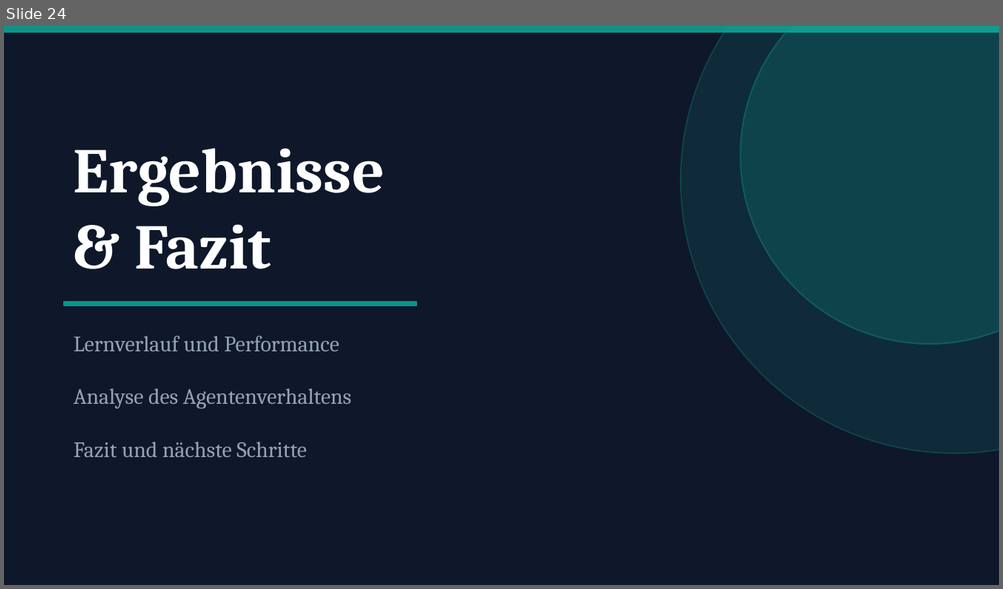
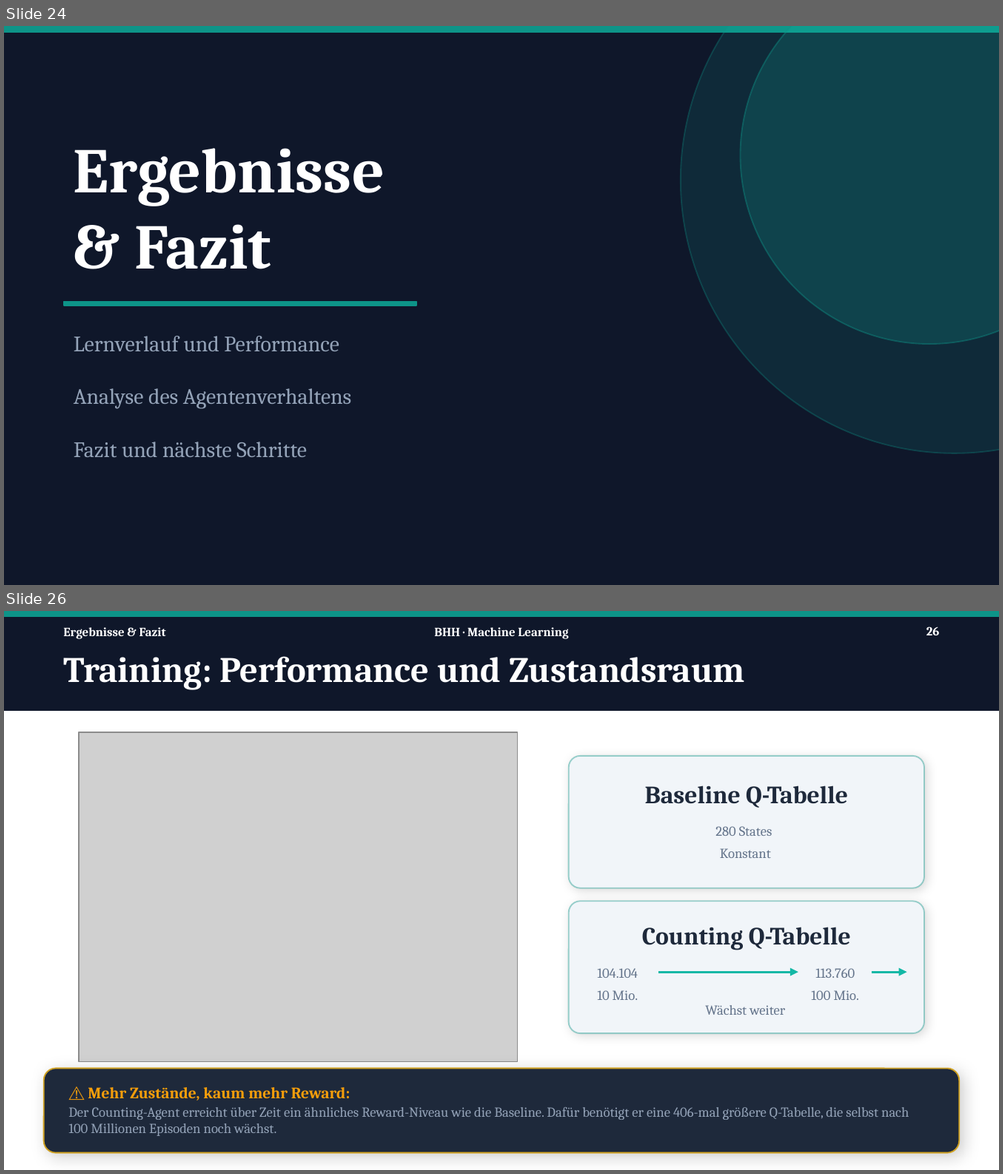
Before and after one commit to Tom-N-M/ml-blackjack, a slide deck: Präsi/PP_v2.pptx. Shown one above the other, each under a label of ours: slide 24 before the commit, slides 24 and 26 after it; the slides between them are not shown. The pictures are 1003x589 and 1003x1174 pixels, drawn with LibreOffice and Linux fonts; fonts in the diff are those of the drawing; grey boxes stand for pictures. Boxes give left, top, right and bottom in pixels: in the first picture for what was removed or moved away, otherwise in the second. Text is boxed around its words. In the diff, an @@ line names an element or a change of style, - is before the commit and + after.

Commit message:
Ergebnisse & Fazit ref #15

```diff
--- a/Präsi/PP_v2.pptx
+++ b/Präsi/PP_v2.pptx
@@ slide 26 added at (4, 611, 999, 1170), background #FFFFFF @@
@@ rectangle added at (4, 611, 999, 710), fill #0F172A, outline #0F172A 1 pt @@
@@ rectangle added at (4, 611, 999, 616), fill #0D9488, outline #0D9488 1 pt @@
@@ text added at (63, 627, 166, 639), 9 pt, text #FFFFFF, bold @@
+Ergebnisse & Fazit
@@ text added at (434, 627, 568, 639), 9 pt, text #FFFFFF, bold @@
+BHH · Machine Learning
@@ page number added at (926, 627, 939, 635), 9 pt, text #FFFFFF, bold @@
+26
@@ text added at (63, 656, 745, 690), 26 pt, text #FFFFFF, bold @@
+Training: Performance und Zustandsraum
@@ picture added at (79, 732, 518, 1062) @@
@@ rounded rectangle added at (569, 756, 924, 889), fill #F1F5F9, outline #0D9488 1 pt @@
@@ text added at (645, 786, 848, 808), 18 pt, text #1E293B, bold @@
+Baseline Q-Tabelle
@@ text added at (715, 826, 772, 836), 10 pt, text #64748B @@
+280 States
@@ text added at (720, 849, 771, 858), 10 pt, text #64748B @@
+Konstant
@@ rounded rectangle added at (569, 901, 924, 1034), fill #F1F5F9, outline #0D9488 1 pt @@
@@ text added at (642, 927, 851, 951), 18 pt, text #1E293B, bold @@
+Counting Q-Tabelle
@@ text added at (597, 968, 637, 978), 10 pt, text #64748B @@
+104.104
@@ arrow added from (658, 972) to (798, 972), #14B8A6 1.5 pt @@
@@ text added at (815, 968, 854, 978), 10 pt, text #64748B @@
+113.760
@@ arrow added from (871, 972) to (906, 972), #14B8A6 1.5 pt @@
@@ text added at (597, 991, 637, 1000), 10 pt, text #64748B @@
+10 Mio.
@@ text added at (705, 1005, 785, 1015), 10 pt, text #64748B @@
+Wächst weiter
@@ text added at (811, 991, 859, 1000), 10 pt, text #64748B @@
+100 Mio.
@@ rounded rectangle added at (44, 1068, 959, 1153), fill #1E293B, outline #CFA122 1 pt @@
@@ rectangle added at (561, 1068, 924, 1091), fill #E2E8F0, outline #E2E8F0 1 pt @@
@@ rectangle added at (561, 1068, 888, 1091), fill #10B981, outline #10B981 1 pt @@
@@ text added at (88, 1088, 350, 1101), 11.5 pt, text #F59E0B, bold @@
+⚠️ Mehr Zustände, kaum mehr Reward:
@@ text added at (68, 1108, 908, 1136), 10 pt, text #94A3B8 @@
+Der Counting-Agent erreicht über Zeit ein ähnliches Reward-Niveau wie die Baseline. Dafür benötigt er eine 406-mal größere Q-Tabelle, die selbst nach 100 Millionen Episoden noch wächst.
```
Also in this commit, not shown: 7 slides changed, 6 other slides added, 1 slide removed, 5 other files.
